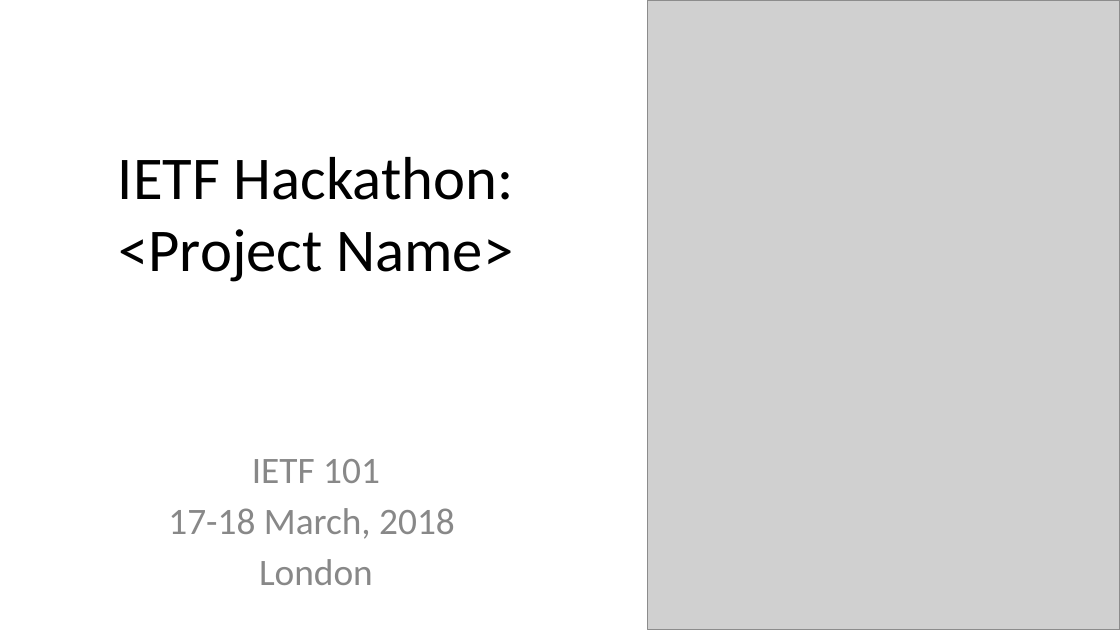
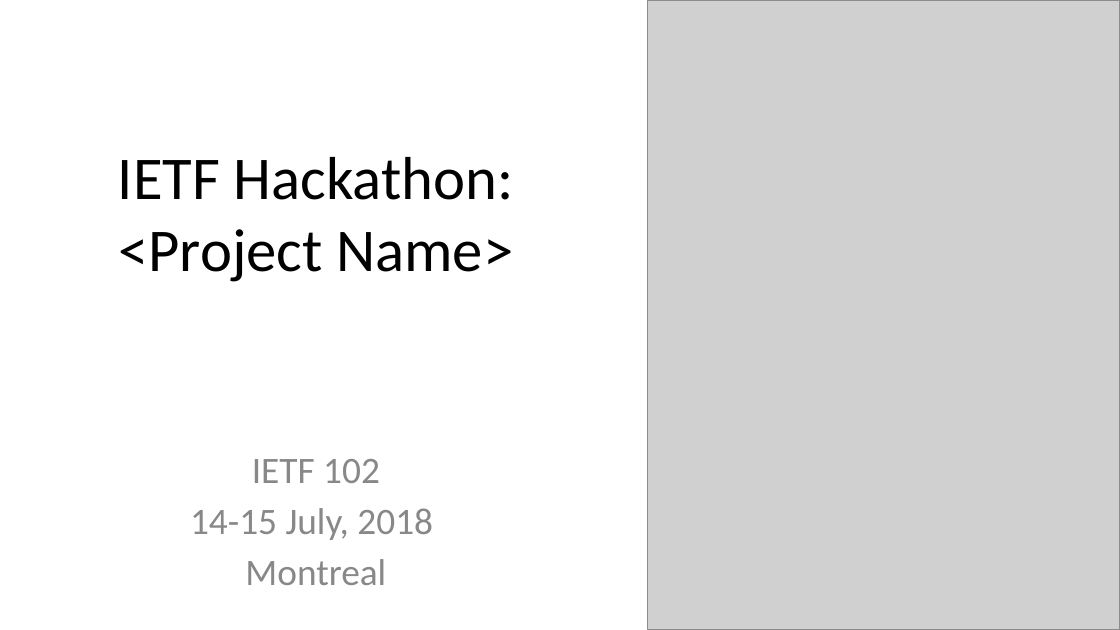
Before and after one commit to IETF-Hackathon/ietf102-project-presentations, a slide deck: slide 1 of hackathon-presentation-template.pptx. Drawn at 1120x630 pixels with LibreOffice and Linux fonts; fonts in the diff are those of the drawing; grey boxes stand for pictures. Boxes give left, top, right and bottom in pixels: in the first picture for what was removed or moved away, otherwise in the second. Text is boxed around its words. In the diff, an @@ line names an element or a change of style, - is before the commit and + after.

Commit message:
update for ietf 102

```diff
--- a/hackathon-presentation-template.pptx
+++ b/hackathon-presentation-template.pptx
@@ subtitle at [190, 459, 433, 585]: text changed @@
-IETF 101
-17-18 March, 2018
-London
+IETF 102
+14-15 July, 2018
+Montreal
```
